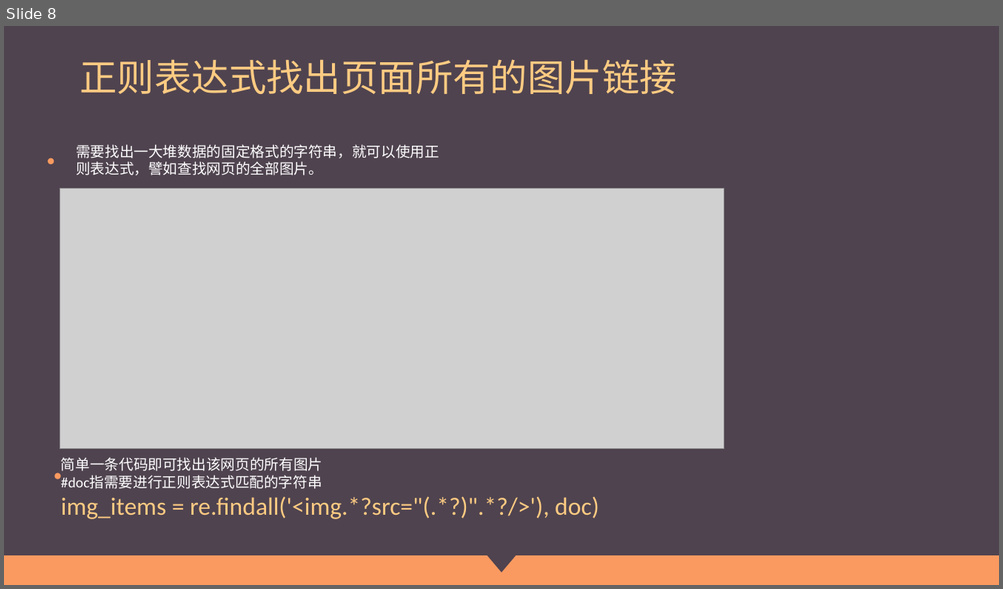
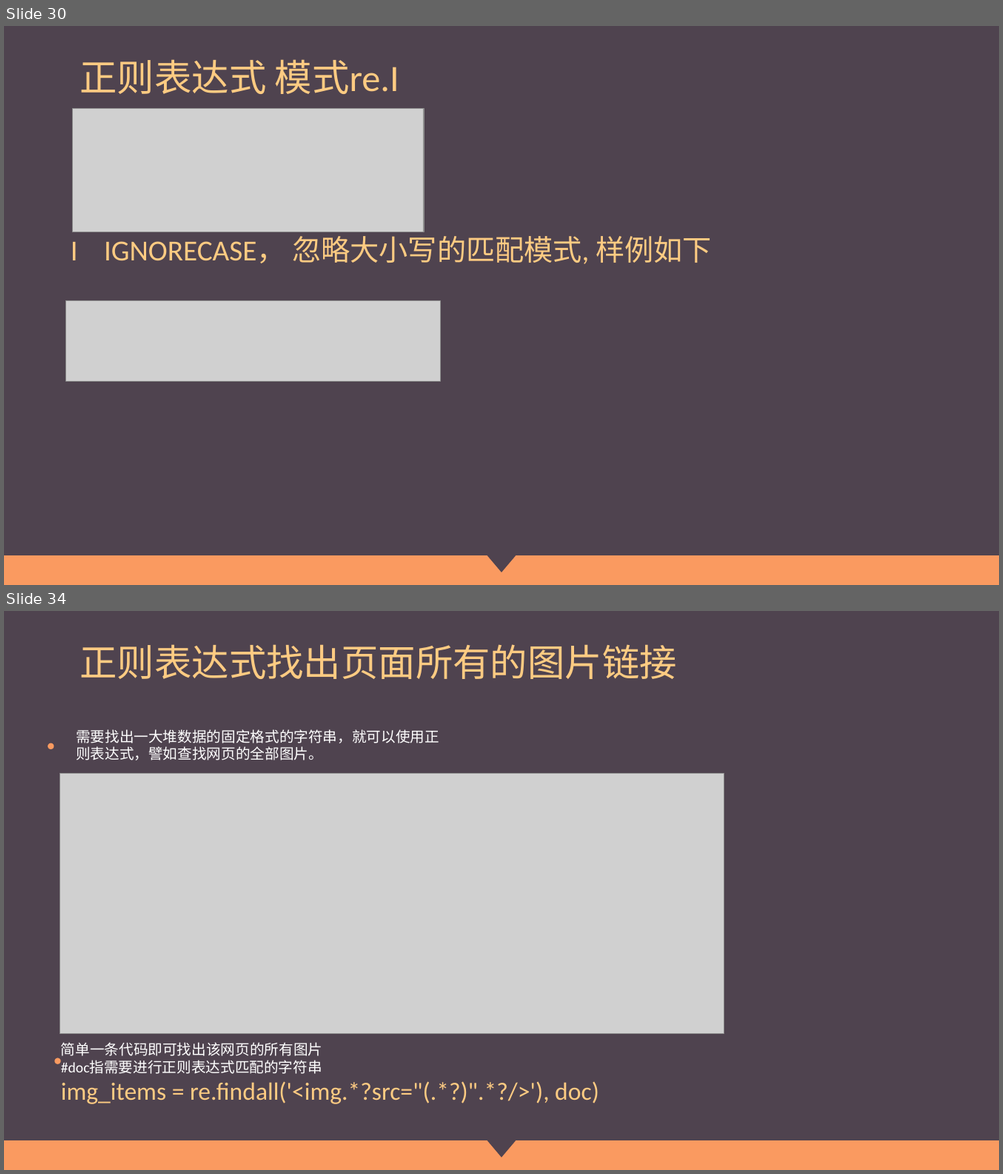
Before and after one commit to Wu-jiaming/-ppt, a slide deck: 正则表达式.pptx. Shown one above the other, each under a label of ours: slide 8 before the commit, slides 30 and 34 after it; the slides between them are not shown. The pictures are 1003x589 and 1003x1174 pixels, drawn with LibreOffice and Linux fonts; fonts in the diff are those of the drawing; grey boxes stand for pictures. Boxes give left, top, right and bottom in pixels: in the first picture for what was removed or moved away, otherwise in the second. Text is boxed around its words. In the diff, an @@ line names an element or a change of style, - is before the commit and + after.

```diff
--- a/正则表达式.pptx
+++ b/正则表达式.pptx
@@ slide 30 added at <box>4,26,999,585</box>, background #4F434F; not listed: 2 template elements that a slide beside it also shows @@
@@ title added at <box>79,59,399,94</box>, 36 pt, text #FDCB82 @@
+正则表达式 模式re.I
@@ picture added at <box>73,109,424,232</box> @@
@@ text added at <box>71,231,711,264</box>, 28 pt, text #FDCB82 @@
+I IGNORECASE， 忽略大小写的匹配模式, 样例如下
@@ picture added at <box>66,301,441,381</box> @@
@@ what was slide 8 is now slide 34 @@
```
Also in this commit, not shown: 2 slides changed, 25 other slides added.
